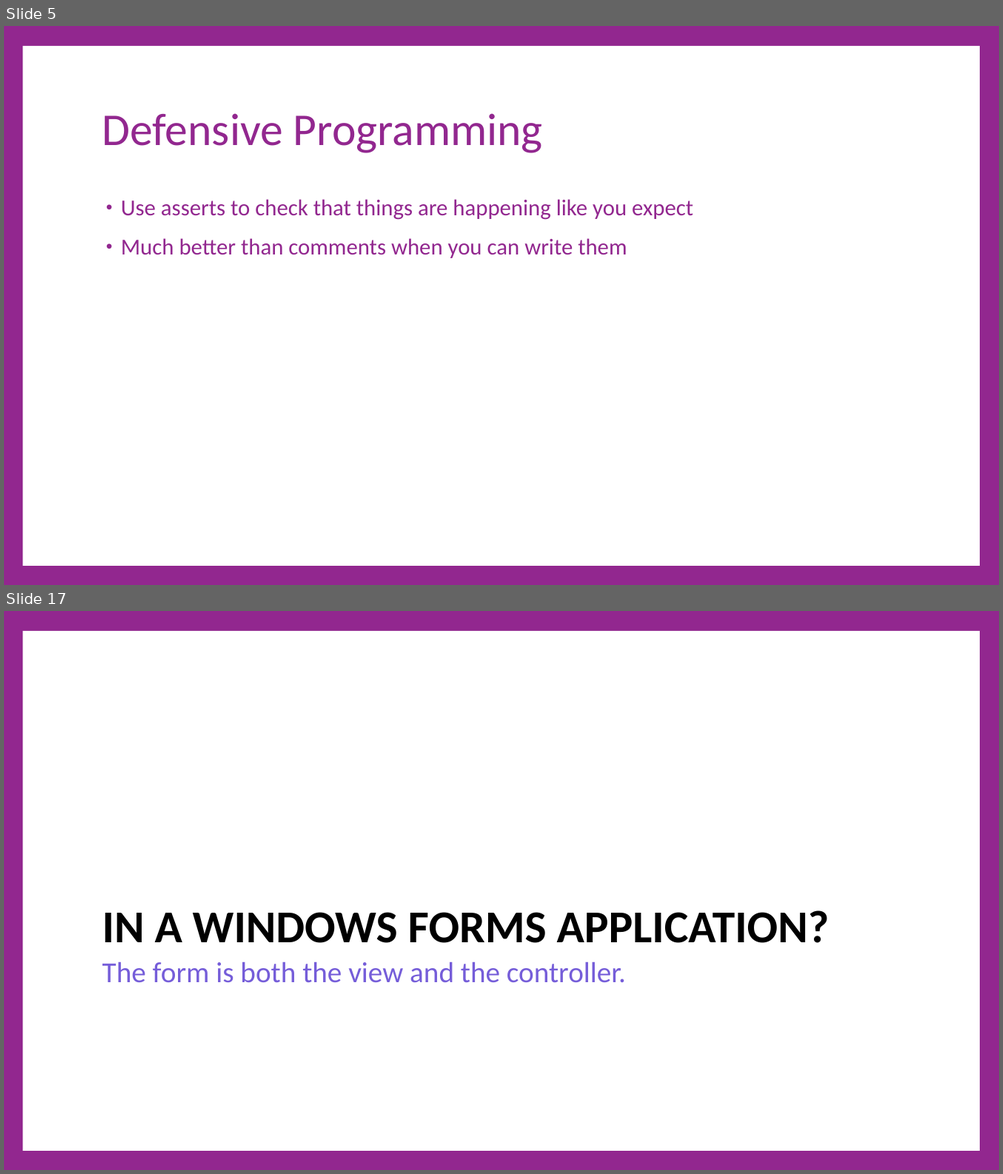
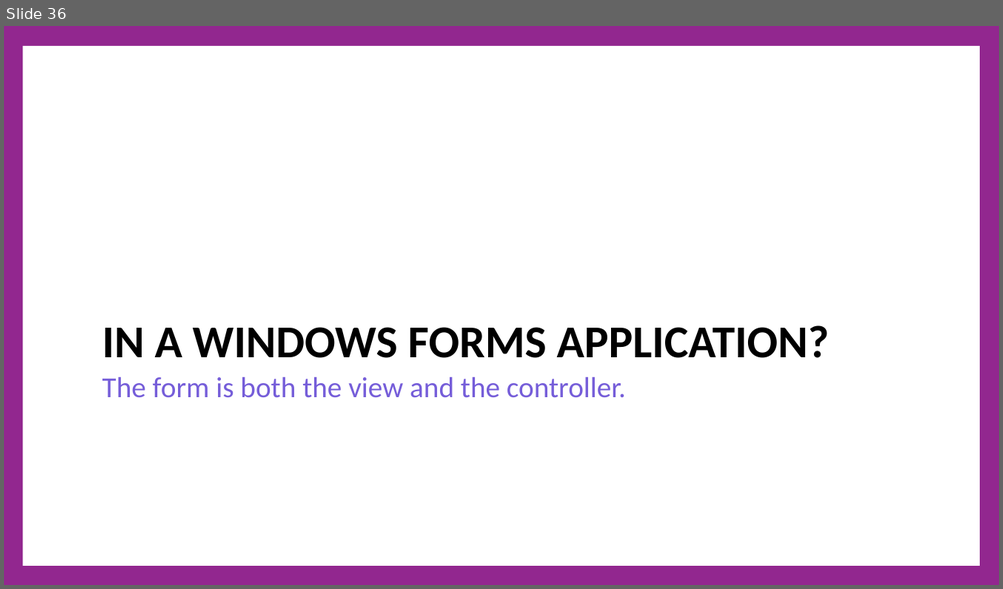
Before and after one commit to cdiggins/cs321, a slide deck: class-notes/cs321-winter-2023-lecture-19-architecture-2.pptx. Shown one above the other, each under a label of ours: slides 5 and 17 before the commit, slide 36 after it; the slides between them are not shown. The pictures are 1003x1174 and 1003x589 pixels, drawn with LibreOffice and Linux fonts; fonts in the diff are those of the drawing. Boxes give left, top, right and bottom in pixels: in the first picture for what was removed or moved away, otherwise in the second. Text is boxed around its words. In the diff, an @@ line names an element or a change of style, - is before the commit and + after.

```diff
--- a/class-notes/cs321-winter-2023-lecture-19-architecture-2.pptx
+++ b/class-notes/cs321-winter-2023-lecture-19-architecture-2.pptx
@@ slide 5 removed at <box>4,26,999,585</box>, background #92278F; not listed: 1 template element that a slide beside it also shows @@
@@ title removed at <box>102,113,543,153</box> @@
-Defensive Programming
@@ text removed at <box>121,199,693,258</box> @@
-• Use asserts to check that things are happening like you expect
-• Much better than comments when you can write them
@@ what was slide 17 is now slide 36 @@
```
Also in this commit, not shown: 6 slides changed, 29 slides added, 13 other slides removed, 12 other files.
